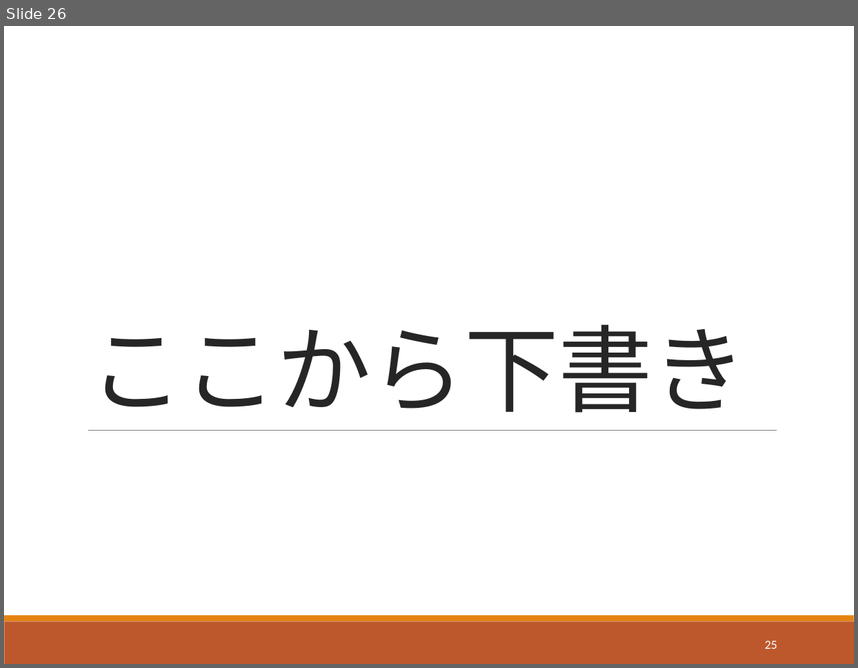
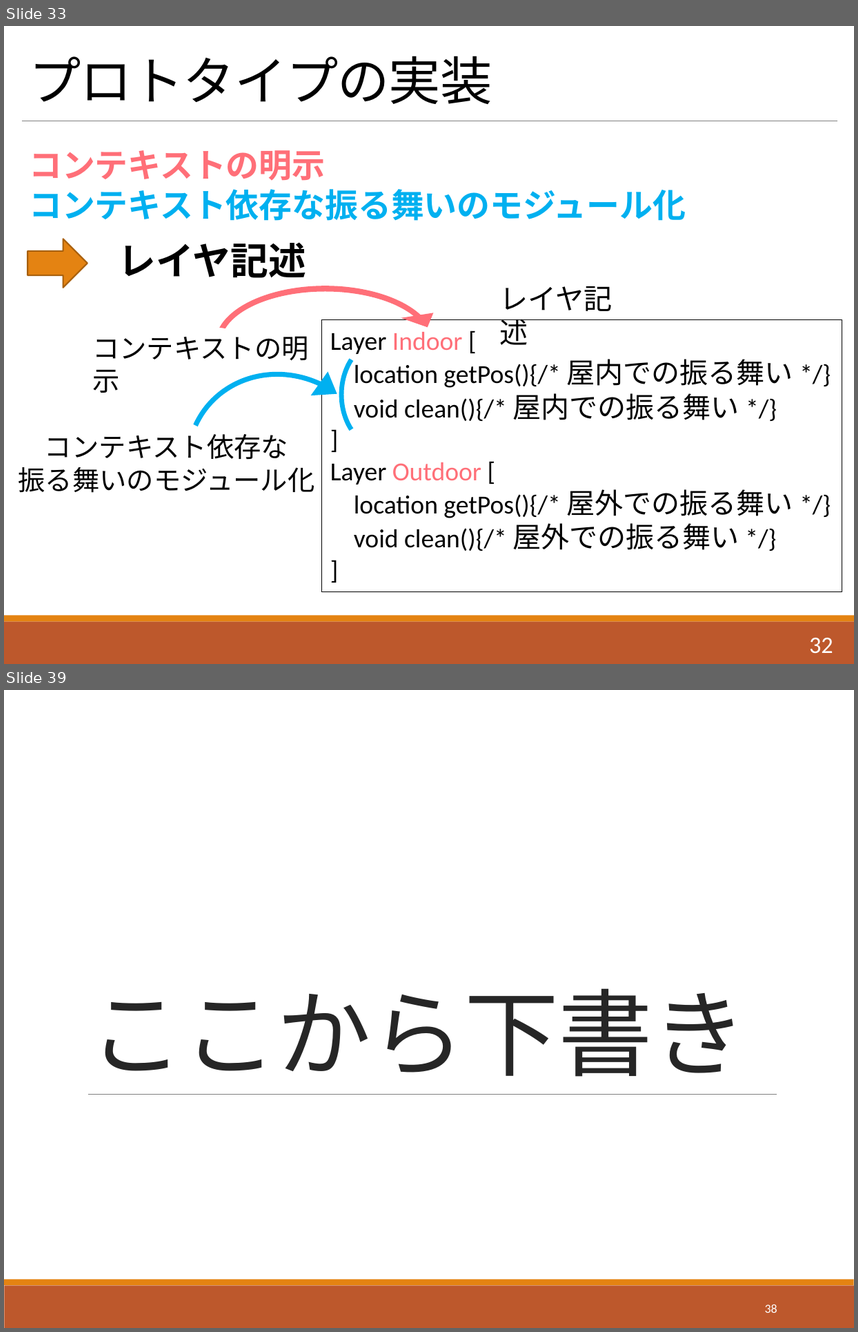
Before and after one commit to Saeki1120/Document, a slide deck: FLS/1120/ContextROS.pptx. Shown one above the other, each under a label of ours: slide 26 before the commit, slides 33 and 39 after it; the slides between them are not shown. The pictures are 858x668 and 858x1332 pixels, drawn with LibreOffice and Linux fonts; fonts in the diff are those of the drawing. Boxes give left, top, right and bottom in pixels: in the first picture for what was removed or moved away, otherwise in the second. Text is boxed around its words. In the diff, an @@ line names an element or a change of style, - is before the commit and + after.

```diff
--- a/FLS/1120/ContextROS.pptx
+++ b/FLS/1120/ContextROS.pptx
@@ slide 33 added at box(4, 26, 854, 664), background #FFFFFF; not listed: 2 template elements that a slide beside it also shows @@
@@ title added at box(30, 56, 493, 104), 44 pt, text #000000 @@
+プロトタイプの実装
@@ line added from (23, 121) to (837, 121), #808080 0.5 pt @@
@@ text added at box(29, 150, 686, 221), 28 pt, text #00B0F0, bold @@
+コンテキストの明示
+コンテキスト依存な振る舞いのモジュール化
@@ right arrow added at box(27, 239, 87, 287), fill #E48312, outline #A9610D 1.25 pt @@
@@ text added at box(119, 242, 306, 278), 32 pt, text #000000, bold @@
+レイヤ記述
@@ circular arrow added at box(202, 272, 450, 414), fill #FF6F78 @@
@@ text added at box(499, 286, 612, 345), 24 pt, text #000000 @@
+レイヤ記述
@@ circular arrow added at box(130, 315, 438, 621), fill #00B0F0 @@
@@ text added at box(92, 336, 309, 392), 23 pt, text #000000 @@
+コンテキストの明示
@@ rectangle added at box(322, 319, 842, 591), outline #000000 0.75 pt, 22 pt, text #000000 @@
+Layer Indoor [
+location getPos(){/* 屋内での振る舞い */}
+void clean(){/* 屋内での振る舞い */}
+]
+Layer Outdoor [
+location getPos(){/* 屋外での振る舞い */}
+void clean(){/* 屋外での振る舞い */}
+]
@@ arc (boxed as its full ellipse) added at box(341, 340, 426, 448), outline #00B0F0 4 pt @@
@@ text added at box(18, 434, 315, 492), 23 pt, text #000000 @@
+コンテキスト依存な
+振る舞いのモジュール化
@@ page number added at box(809, 637, 833, 653), 20 pt, text #FFFFFF @@
+32
@@ what was slide 26 is now slide 39 @@
@@ page number at box(765, 1304, 777, 1312): text changed @@
-25
+38
```
Also in this commit, not shown: 3 slides changed, 16 other slides added.
